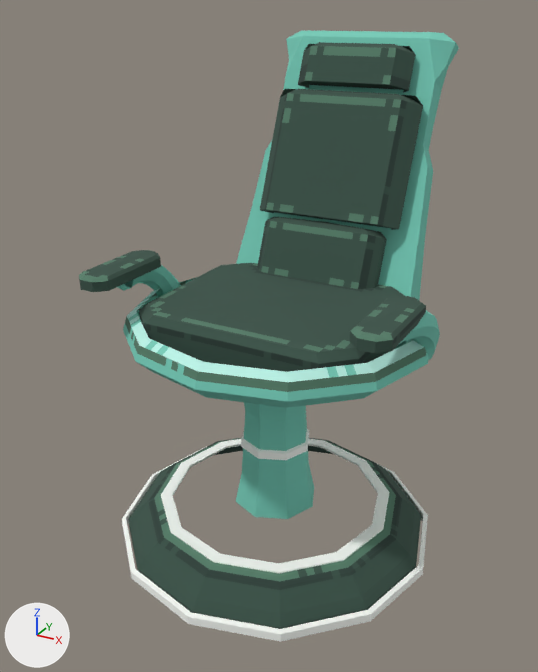
The glTF model to-rust-as-we-fall/resources/models/aster-sim/room/office-chair.gltf as it was, and as the next commit left it.
Before and after are seen from a 50 mm lens placed at (1.28, -2.39, 2.11), pointed at (-0.05, 0.03, 0.9). Every picture has the same lights, and +X, +Y and +Z are marked at lower left. The picture after the commit comes second.

Objects in the first picture: 'ArmPad_+1', 'ArmPad_-1', 'ArmTube_+1', 'ArmTube_-1', 'BackCushion_Head', 'BackCushion_Lumbar', 'BackCushion_Main', 'BackRest', 'PostGlow', 'PuckBase', 'PuckGlowRim', 'PuckTopRing', 'SeatCushion', 'SeatShell', 'SupportPost'.
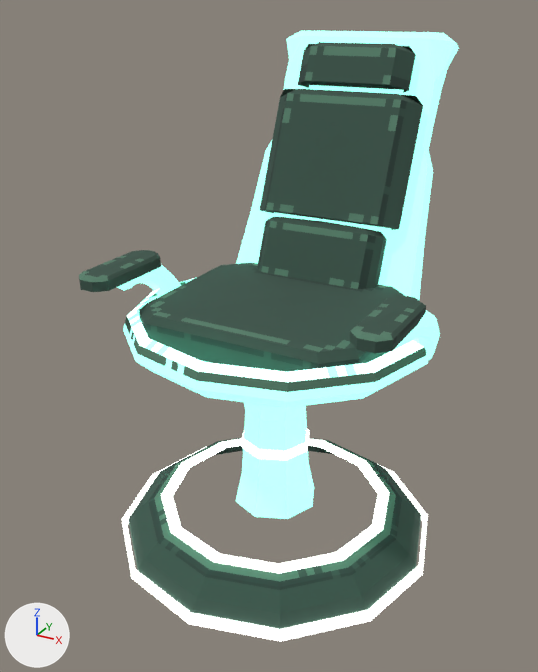
Pixel boxes (x1, y1, x2, y2) of what changed, in the pictures (538 x 672 px):
'BackRest', surface changed (lighter)
    both: (236, 31, 459, 300)
'SeatShell', surface changed (lighter)
    both: (123, 277, 429, 408)
'SupportPost', surface changed (lighter)
    both: (236, 402, 314, 519)
'PuckGlowRim', surface changed
    both: (122, 447, 428, 642)
'PuckTopRing', surface changed (lighter)
    both: (161, 439, 389, 573)
'ArmTube_+1', surface changed (lighter)
    both: (399, 310, 440, 360)
'ArmTube_-1', surface changed (lighter)
    both: (117, 265, 181, 297)
'PostGlow', surface changed (grey to white)
    both: (241, 429, 309, 460)

The change, as a diff of the scene's bpy script:
```diff
--- a/to-rust-as-we-fall/resources/models/aster-sim/room/office-chair.gltf.py
+++ b/to-rust-as-we-fall/resources/models/aster-sim/room/office-chair.gltf.py
@@ mat_material_1 @@
 n0 = _N.new('ShaderNodeBsdfPrincipled'); n0.name = 'Principled BSDF'
 n0.inputs[2].default_value = 1.0  # 'Roughness'
+n0.inputs[28].default_value = 2.5  # 'Emission Strength'
 n1 = _N.new('ShaderNodeOutputMaterial'); n1.name = 'Material Output'
+n4 = _N.new('ShaderNodeTexImage'); n4.name = 'Image Texture'
+n4.image = img_office_chair_m1_emissive_png
+n4.interpolation = 'Closest'
+n4.extension = 'EXTEND'
 n2 = _N.new('ShaderNodeMath'); n2.name = 'Math'
@@ mat_material_1 @@
 n3.inputs[1].default_value = 0.05  # 'Value'
-n4 = _N.new('ShaderNodeTexImage'); n4.name = 'Image Texture'
-n4.image = img_image_1
-n4.interpolation = 'Closest'
-n4.extension = 'EXTEND'
+n5 = _N.new('ShaderNodeTexImage'); n5.name = 'Image Texture.001'
+n5.image = img_image_1
+n5.interpolation = 'Closest'
+n5.extension = 'EXTEND'
 _L.new(n0.outputs[0], n1.inputs[0])  # 'BSDF' to 'Surface'
@@ mat_material_1 @@
 n3 = _N.new('ShaderNodeMath'); n3.name = 'Math.001'
 _L.new(n3.outputs[0], n2.inputs[1])  # 'Value' to 'Value'
-_L.new(n4.outputs[0], n0.inputs[0])  # 'Color' to 'Base Color'
-_L.new(n4.outputs[1], n3.inputs[0])  # 'Alpha' to 'Value'
+_L.new(n4.outputs[0], n0.inputs[27])  # 'Color' to 'Emission Color'
+_L.new(n5.outputs[0], n0.inputs[0])  # 'Color' to 'Base Color'
+_L.new(n5.outputs[1], n3.inputs[0])  # 'Alpha' to 'Value'
@@ mat_material_2 @@
 n0 = _N.new('ShaderNodeBsdfPrincipled'); n0.name = 'Principled BSDF'
 n0.inputs[2].default_value = 1.0  # 'Roughness'
+n0.inputs[28].default_value = 2.5  # 'Emission Strength'
 n1 = _N.new('ShaderNodeOutputMaterial'); n1.name = 'Material Output'
+n4 = _N.new('ShaderNodeTexImage'); n4.name = 'Image Texture'
+n4.image = img_office_chair_m2_emissive_png
+n4.interpolation = 'Closest'
+n4.extension = 'EXTEND'
 n2 = _N.new('ShaderNodeMath'); n2.name = 'Math'
@@ mat_material_2 @@
 n3.inputs[1].default_value = 0.05  # 'Value'
-n4 = _N.new('ShaderNodeTexImage'); n4.name = 'Image Texture'
-n4.image = img_image_2
-n4.interpolation = 'Closest'
-n4.extension = 'EXTEND'
+n5 = _N.new('ShaderNodeTexImage'); n5.name = 'Image Texture.001'
+n5.image = img_image_2
+n5.interpolation = 'Closest'
+n5.extension = 'EXTEND'
 _L.new(n0.outputs[0], n1.inputs[0])  # 'BSDF' to 'Surface'
@@ mat_material_2 @@
 n3 = _N.new('ShaderNodeMath'); n3.name = 'Math.001'
 _L.new(n3.outputs[0], n2.inputs[1])  # 'Value' to 'Value'
-_L.new(n4.outputs[0], n0.inputs[0])  # 'Color' to 'Base Color'
-_L.new(n4.outputs[1], n3.inputs[0])  # 'Alpha' to 'Value'
+_L.new(n4.outputs[0], n0.inputs[27])  # 'Color' to 'Emission Color'
+_L.new(n5.outputs[0], n0.inputs[0])  # 'Color' to 'Base Color'
+_L.new(n5.outputs[1], n3.inputs[0])  # 'Alpha' to 'Value'
```
